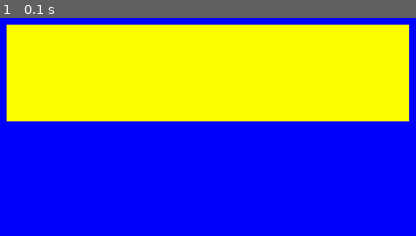
Above: before the commit, frame 1.
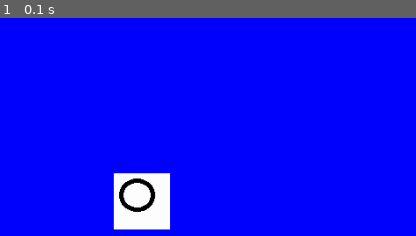
Above: after the commit, the same moment.

Repository: shavhp/WP1-CHILLASHOOTS
Game: pygame game, started from stepbystep.py
Two runs of this game, one before a commit and one after it. Both use one fixed random seed, a clock stepped at 60 frames per second and the inputs below.
Inputs:
- Up to frame 1 (0.1 s): no input

The runs differ from the first frame. In frame 1, 47% of the frame differs, in the area x 1-99%, y 2-98%.

Commit message:
Update: Changed the rectangle to a image representing a enemy.

Diff:
--- a/stepbystep.py
+++ b/stepbystep.py
@@ -11,15 +11,12 @@
 canvas = pygame.display.set_mode((SCREEN_WIDTH, SCREEN_HEIGHT))
 
 # This sets the window bar text
-pygame.display.set_caption("Test with randomizer")
+pygame.display.set_caption("Test enemy")
 
-# Test rectangle position variable, now randomized on each run
-obj_x = random.randint(100, 900)
-obj_y = random.randint(100, 600)
-
-# Test rectangle size variable, now randomized too
-obj_width = random.randint(100, 900)
-obj_height = random.randint(100, 600)
+# Enemy variables
+enemy_img = pygame.image.load('images/test.png')
+enemy_x = random.randint(300, 800)
+enemy_y = random.randint(100, 800)
 
 
 # The game looping until the program is exited
@@ -47,11 +44,11 @@
     # The canvas gets filled with whatever the background color is (currently blue)
     canvas.fill(BACKGROUND_COLOR)
 
-    # Draw a object
-    pygame.draw.rect(canvas, (255, 255, 0), (obj_x, obj_y, obj_width, obj_height))
+    # Spawn the test enemy, it will be random each time the application starts
+    canvas.blit(enemy_img, (enemy_x, enemy_y))
 
     # Despite what the "flip" part suggests, it's not actually flipping the display
-    # It is to actually update the display to have a (currently blue) background
+    # It is to actually update the display to display the items we want to draw on screen
     # Items that are drawn must be before this command in order to show up on the display
     pygame.display.flip()
 
Binary file added: images/test.png
